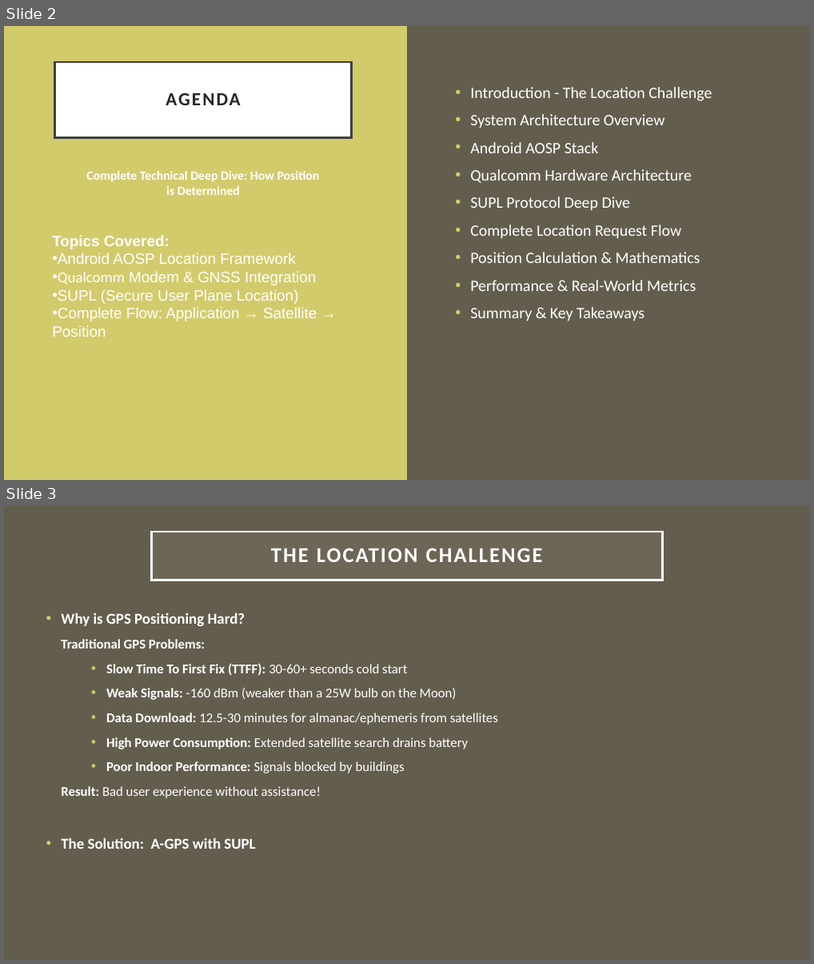
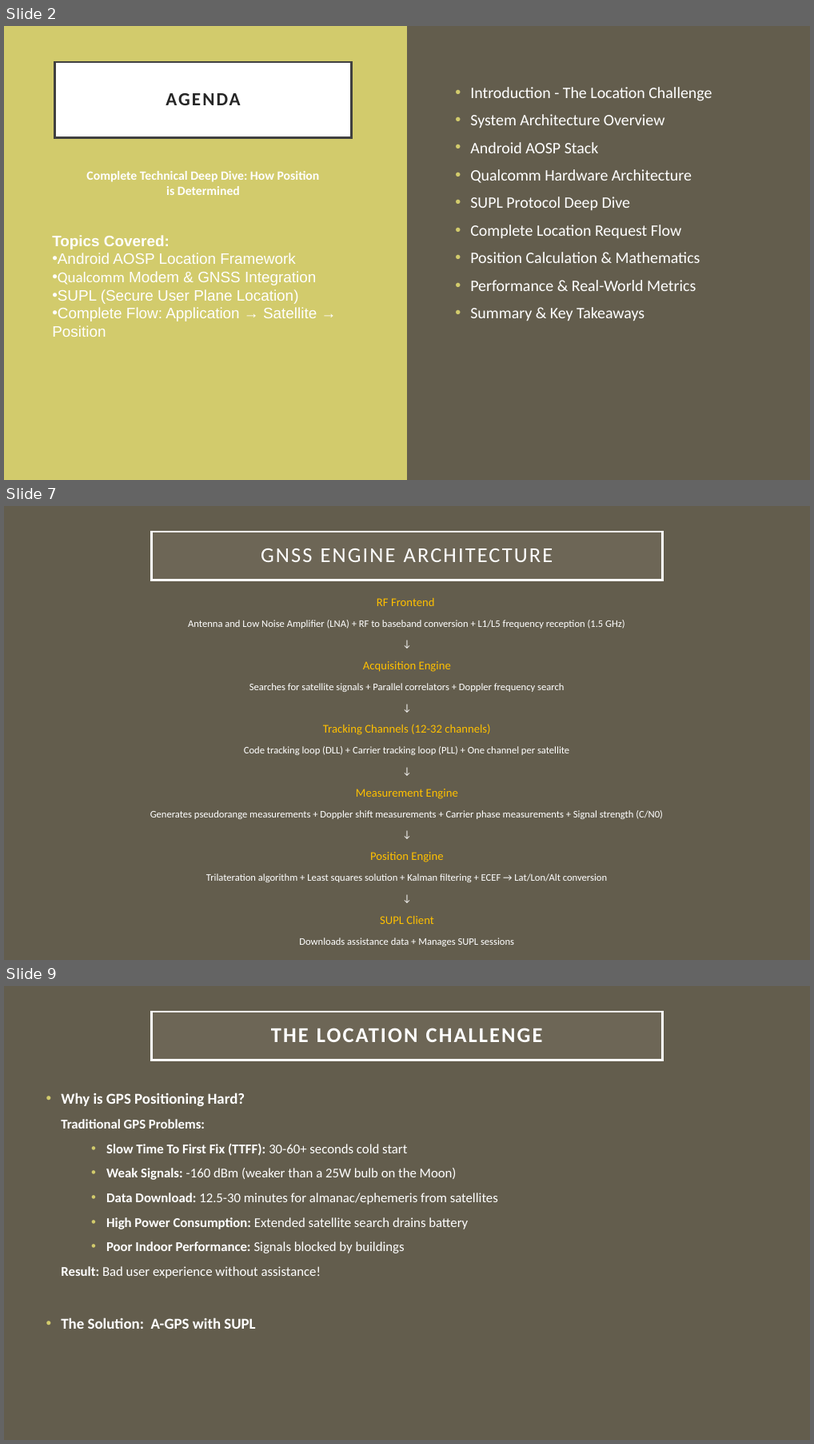
Before and after one commit to arkawick/AndroidPositioningArchitecture, a slide deck: PPT/Android Positioning Architecture Presentation.pptx. Shown one above the other, each under a label of ours: slides 2 and 3 before the commit, slides 2, 7 and 9 after it; the slides between them are not shown. The pictures are 814x964 and 814x1444 pixels, drawn with LibreOffice and Linux fonts; fonts in the diff are those of the drawing. Boxes give left, top, right and bottom in pixels: in the first picture for what was removed or moved away, otherwise in the second. Text is boxed around its words. In the diff, an @@ line names an element or a change of style, - is before the commit and + after.

```diff
--- a/PPT/Android Positioning Architecture Presentation.pptx
+++ b/PPT/Android Positioning Architecture Presentation.pptx
@@ slide 7 added at bbox=[4, 506, 810, 960], background #635D4D @@
@@ title added at bbox=[152, 532, 662, 580], fill #A7A08E at 15% opacity, outline #FFFFFF 2.5 pt, 25.2 pt, text #FFFFFF @@
+GNSS ENGINE ARCHITECTURE
@@ text added at bbox=[150, 598, 663, 882], 12 pt, text #FFFFFF @@
+RF Frontend
+Antenna and Low Noise Amplifier (LNA) + RF to baseband conversion + L1/L5 frequency reception (1.5 GHz)
+↓
+Acquisition Engine
+Searches for satellite signals + Parallel correlators + Doppler frequency search
+↓
+Tracking Channels (12-32 channels)
+Code tracking loop (DLL) + Carrier tracking loop (PLL) + One channel per satellite
+↓
+Measurement Engine
+Generates pseudorange measurements + Doppler shift measurements + Carrier phase measurements + Signal strength (C/N0)
+↓
+Position Engine
+Trilateration algorithm + Least squares solution + Kalman filtering + ECEF → Lat/Lon/Alt conversion
+↓
+SUPL Client
+Downloads assistance data + Manages SUPL sessions
@@ what was slide 3 is now slide 9 @@
```
Also in this commit, not shown: 3 slides changed, 12 other slides added, 3 slides removed.
